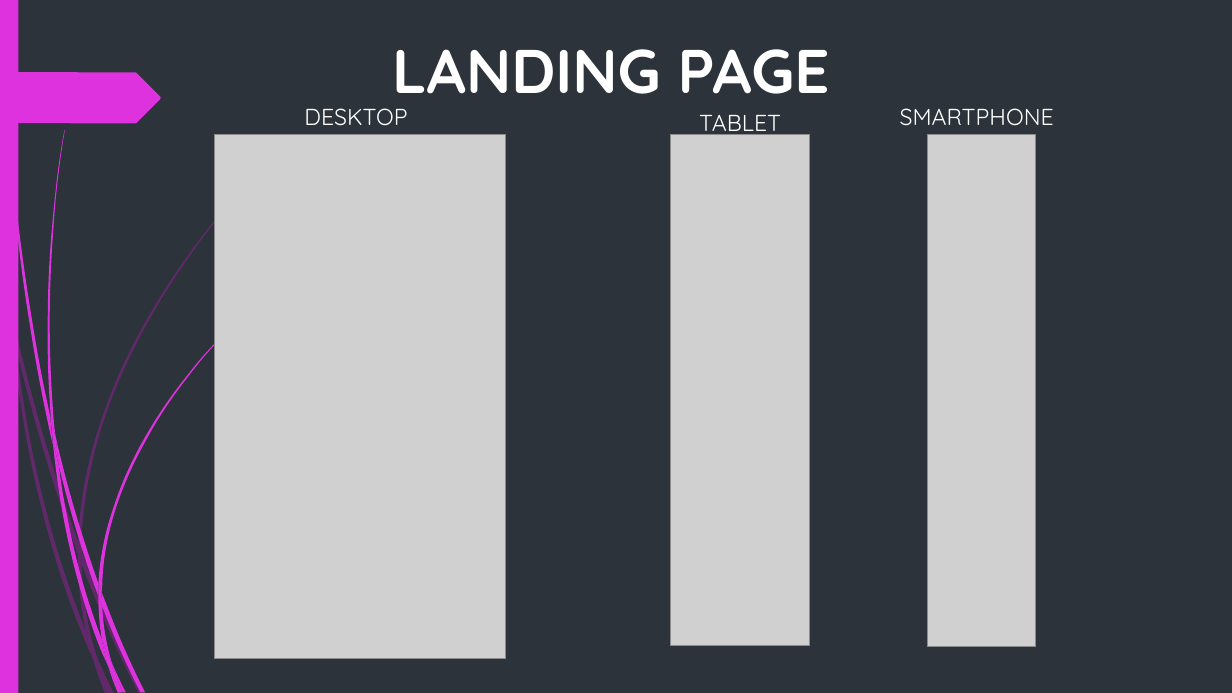
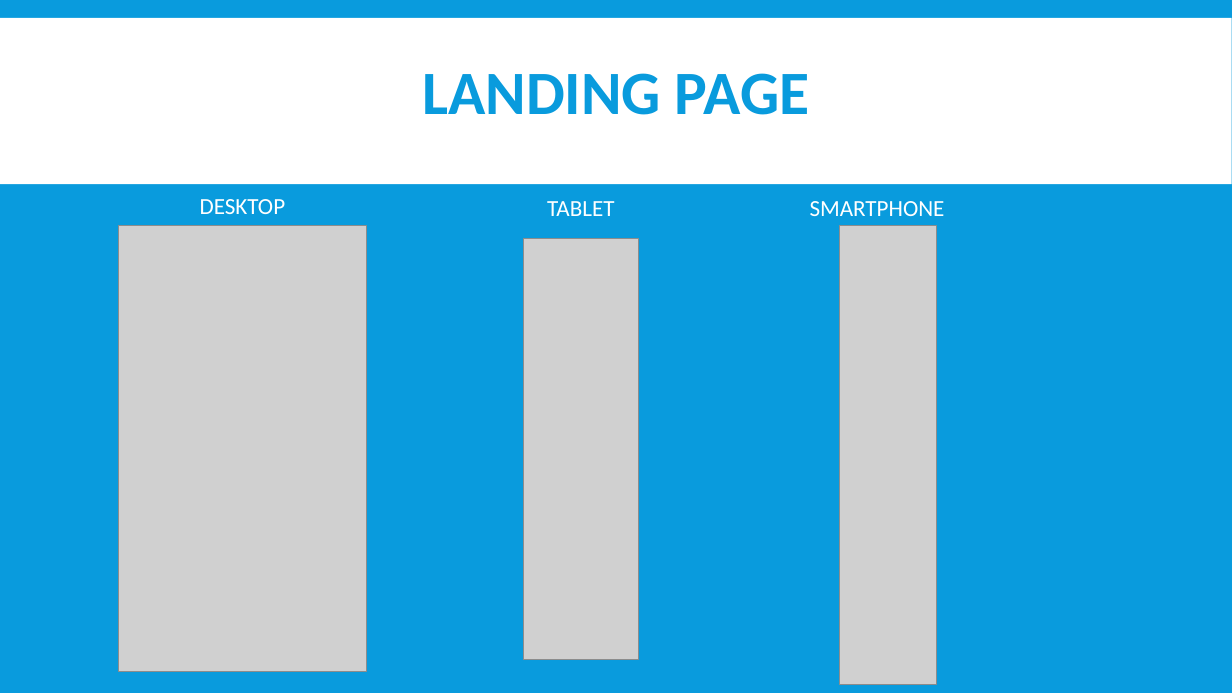
Before and after one commit to abcereno/miniproject1, a slide deck: slide 12 of MINI PROJECT 1 final.pptx. Drawn at 1232x693 pixels with LibreOffice and Linux fonts; fonts in the diff are those of the drawing; grey boxes stand for pictures; background and template pictures are left out. Boxes give left, top, right and bottom in pixels: in the first picture for what was removed or moved away, otherwise in the second. Text is boxed around its words. In the diff, an @@ line names an element or a change of style, - is before the commit and + after.

```diff
--- a/MINI PROJECT 1 final.pptx
+++ b/MINI PROJECT 1 final.pptx
@@ background #2C333A to #099BDD @@
@@ rectangle removed at [0, 0, 18, 693] @@
@@ rectangle added at [0, 18, 1232, 184], fill #FFFFFF @@
@@ freeform shape removed at [0, 72, 161, 123] @@
@@ title "LANDING PAGE": place and size @@
-title "LANDING PAGE" at [392, 49, 830, 110]
+title "LANDING PAGE" at [422, 73, 809, 115]
@@ title "LANDING PAGE" at [422, 73, 809, 115]: font Quicksand to Calibri, text colour #FFFFFF to #099BDD; line spacing 1 to 0.85; vertical alignment top to middle @@
@@ text "DESKTOP": place and size @@
-text "DESKTOP" at [304, 108, 407, 126]
+text "DESKTOP" at [200, 199, 286, 214]
@@ font Quicksand to Calibri in 3 elements at [810, 201, 945, 216], [200, 199, 286, 214], [547, 201, 615, 216] @@
@@ text "TABLET": place and size @@
-text "TABLET" at [699, 115, 781, 138]
+text "TABLET" at [547, 201, 615, 216]
@@ text "SMARTPHONE": place and size @@
-text "SMARTPHONE" at [900, 108, 1054, 126]
+text "SMARTPHONE" at [810, 201, 945, 216]
@@ picture: place and size @@
-picture at [214, 135, 506, 659]
+picture at [118, 226, 366, 672]
@@ picture: place and size @@
-picture at [670, 135, 810, 646]
+picture at [523, 238, 638, 660]
@@ picture: place and size @@
-picture at [928, 135, 1036, 647]
+picture at [840, 226, 937, 685]
@@ group removed at [0, 141, 288, 693]: 10 freeform shapes @@
@@ group removed at [3, 0, 240, 693]: 12 freeform shapes @@
```
Also in this commit, not shown: 19 other slides changed, 2 slides added, 1 slide removed.
